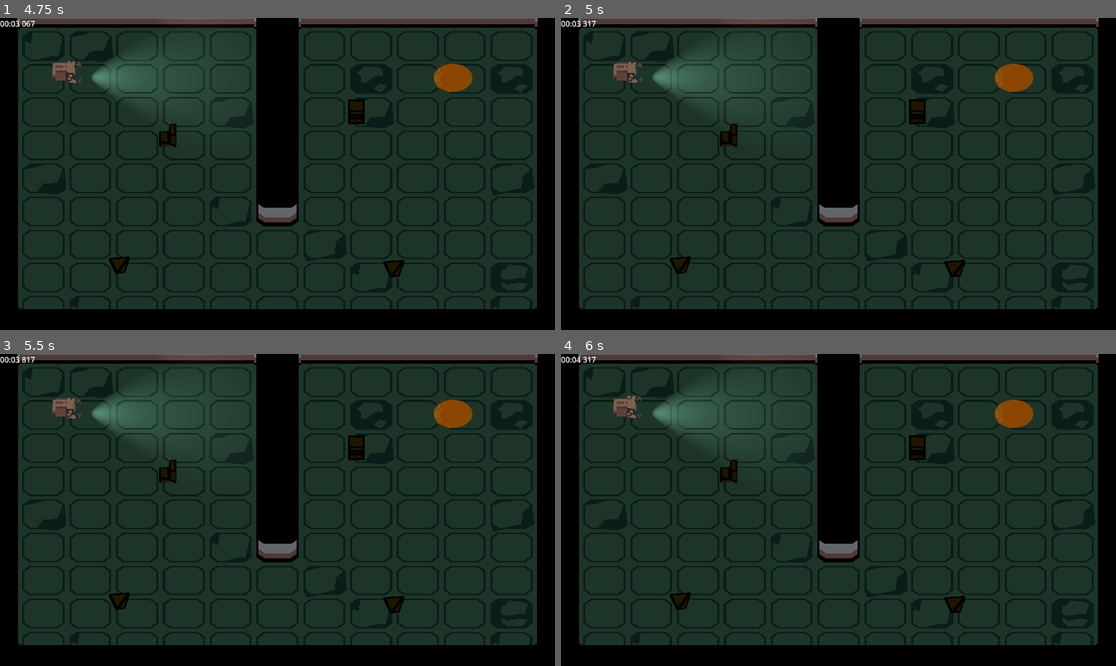
Above: before the commit, frames 1-4 (two rows, left to right).
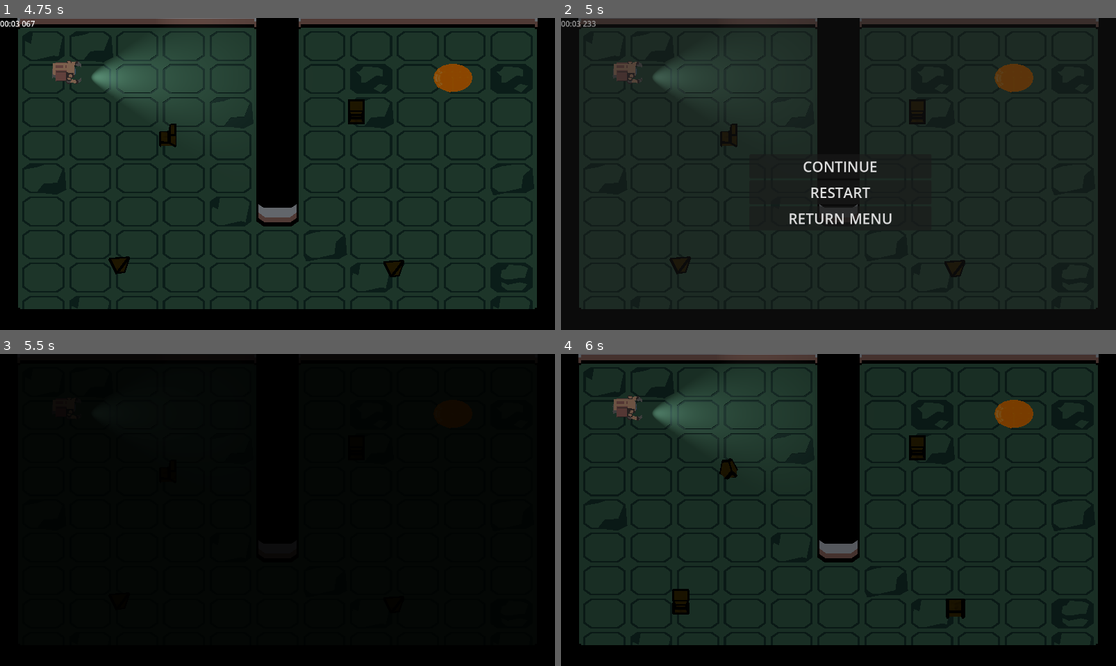
Above: after the commit, the same moments.

Repository: Wendfrey/GameJam6Submission
Game: Godot game, scene res://levels/RootMain.tscn
Two runs of this game, one before a commit and one after it. Both use one fixed random seed, a clock stepped at 60 frames per second and the inputs below. Before the commit the project starts from res://levels/main.tscn.
Inputs (mouse positions are in pixels of both pictures, inside the frame that each line leads up to):
- Up to frame 1 (4.75 s): click "START" at 0.5 s; tap Enter at 2 s
- Up to frame 2 (5 s): tap Escape (ui_cancel) at 4.9 s
- Up to frame 3 (5.5 s): click (277, 528) at 5 s, where only the run after the commit has a clickable "RESTART"
- Up to frame 4 (6 s): no input

Frame 1 is identical in both runs. In frame 2, 3.1% of the frame differs, in the area x 0-97%, y 0-67%; in frame 3, 81%, in the area x 0-97%, y 0-94%; in frame 4, 0.6%.

Commit message:
pause menu added, removed unused globalvar and reorganized a bit

Diff:
--- a/SpeedJamGame/TimeCounter.gd
+++ b/SpeedJamGame/TimeCounter.gd
@@ -1,14 +1,17 @@
 extends Label
 
 var timeStart:int
+var clockStarted: bool = false
 
 func _ready():
 	set_process(false)
+	clockStarted = false
 
 func startTimer():
 	timeStart = Time.get_ticks_msec()
 	visible = true
 	set_process(true)
+	clockStarted = true
 
 func _process(delta):
 	_update_text()
@@ -24,5 +27,16 @@
 
 func stopTimer() -> int:
 	visible = false
+	clockStarted = false
 	set_process(false)
 	return Time.get_ticks_msec() - timeStart
+
+var temp:int = 0
+func _notification(what):
+	if not clockStarted: return
+	if what == NOTIFICATION_PAUSED:
+		if not clockStarted: return
+		temp = Time.get_ticks_msec() - timeStart
+	elif what == NOTIFICATION_UNPAUSED:
+		timeStart = Time.get_ticks_msec() - temp
+		temp = 0
--- a/SpeedJamGame/globalVars.gd
+++ /dev/null
@@ -1,2 +0,0 @@
-extends Node
-var PlayerPos = 0;
--- a/SpeedJamGame/levels/Main.gd
+++ b/SpeedJamGame/levels/Main.gd
@@ -25,21 +25,19 @@
 func _on_level_finished(lvl_name):
 	get_tree().paused = true
 
-	var timeTotal:int = $CanvasLayer/Control/TimerLabel.stopTimer()
 	var lvl = 0
 	match current_lvl:
 		"lvl1": lvl = 1
 		"lvl2": lvl = 2
 		"lvl3": lvl = 3
 	if lvl > 0:
-		$CanvasLayer.visible = false
+		var timeTotal:int = stopTimer()
 		recordData.set_record(lvl, timeTotal)
 		fileStorage.write_file(recordData.convert_data())
 		var level_records = recordData.get_records(lvl)
 		$HighScoreLayer.visible = true
 		$HighScoreLayer.showData(level_records)
 	#_on_next_level()
-
 
 func load_scene(scene:Node3D):
 	$World.add_child(scene)
@@ -51,7 +49,11 @@
 
 func goto_main_menu():
 	current_lvl = "main_menu"
-	transition("res://levels/main_menu_scene.tscn", func(): $MainMenu.visible = true)
+	transition("res://levels/main_menu_scene.tscn", func():
+		if get_tree().paused:
+			get_tree().paused = false
+		$MainMenu.visible = true
+		)
 
 func goto_lvl1():
 	current_lvl = "lvl1"
@@ -66,8 +68,8 @@
 	transition("res://levels/level_3.tscn", on_level_loaded)
 
 func on_level_loaded():
-	$CanvasLayer.visible = true
-	$CanvasLayer/Control/TimerLabel.startTimer()
+	$CounterLayer.visible = true
+	startTimer()
 
 func transition(resourcePath: String, on_finish_tween: Callable = func():pass):
 	$TransitionLayer.visible = true
@@ -87,6 +89,13 @@
 		on_finish_tween.call()
 	)
 
+func stopTimer() -> int:
+	$CounterLayer.visible = false
+	return $CounterLayer/Control/TimerLabel.stopTimer()
+
+func startTimer() -> void:
+	$CounterLayer/Control/TimerLabel.startTimer()
+
 func _on_next_level():
 	$HighScoreLayer.visible = false
 	match (current_lvl):
@@ -102,3 +111,18 @@
 		"lvl2": goto_lvl2()
 		"lvl3": goto_lvl3()
 		_: print("NO MATCH")
+
+
+func _on_pause_menu_level_restart():
+	stopTimer()
+	_on_retry_level()
+
+
+func _on_pause_menu_return_menu():
+	stopTimer()
+	goto_main_menu()
+
+func _unhandled_input(event):
+	if event.is_action_pressed("ui_cancel") and current_lvl != "main_menu":
+		get_tree().paused = not get_tree().paused
+		$PauseLayer.visible = get_tree().paused
--- /dev/null
+++ b/SpeedJamGame/levels/PauseMenu.gd
@@ -0,0 +1,18 @@
+extends CanvasLayer
+
+signal level_restart
+signal return_menu
+
+func _on_continue_button_pressed():
+	visible = false
+	get_tree().paused = false
+
+
+func _on_restart_button_pressed():
+	visible = false
+	level_restart.emit()
+
+
+func _on_return_menu_pressed():
+	visible = false
+	return_menu.emit()
--- a/SpeedJamGame/levels/main.tscn
+++ b/SpeedJamGame/levels/RootMain.tscn
@@ -1,16 +1,18 @@
-[gd_scene load_steps=5 format=3 uid="uid://dfm0x8errofts"]
+[gd_scene load_steps=6 format=3 uid="uid://dfm0x8errofts"]
 
-[ext_resource type="Script" path="res://levels/Main.gd" id="1_js0qf"]
-[ext_resource type="Script" path="res://TimeCounter.gd" id="2_1532q"]
-[ext_resource type="Script" path="res://levels/HighScoreMenu.gd" id="4_0eju4"]
-[ext_resource type="Script" path="res://MainMenuScript.gd" id="4_3581c"]
+[ext_resource type="Script" path="res://levels/Main.gd" id="1_pjjpi"]
+[ext_resource type="Script" path="res://levels/MainMenuScript.gd" id="2_huarr"]
+[ext_resource type="Script" path="res://TimeCounter.gd" id="3_7chjf"]
+[ext_resource type="Script" path="res://levels/HighScoreMenu.gd" id="4_jp8c3"]
+[ext_resource type="PackedScene" uid="uid://dm0q1uh086kwt" path="res://levels/pause_menu.tscn" id="5_n4g8y"]
 
 [node name="Main" type="Node"]
-script = ExtResource("1_js0qf")
+process_mode = 3
+script = ExtResource("1_pjjpi")
 
 [node name="MainMenu" type="CanvasLayer" parent="."]
 process_mode = 1
-script = ExtResource("4_3581c")
+script = ExtResource("2_huarr")
 
 [node name="Control" type="Control" parent="MainMenu"]
 layout_mode = 3
@@ -53,23 +55,23 @@
 theme_override_font_sizes/font_size = 30
 text = "QUIT"
 
-[node name="CanvasLayer" type="CanvasLayer" parent="."]
+[node name="CounterLayer" type="CanvasLayer" parent="."]
 process_mode = 1
 visible = false
 
-[node name="Control" type="Control" parent="CanvasLayer"]
+[node name="Control" type="Control" parent="CounterLayer"]
 layout_mode = 3
 anchors_preset = 0
 offset_right = 40.0
 offset_bottom = 40.0
 
-[node name="TimerLabel" type="Label" parent="CanvasLayer/Control"]
+[node name="TimerLabel" type="Label" parent="CounterLayer/Control"]
 layout_mode = 0
 offset_right = 40.0
 offset_bottom = 23.0
-script = ExtResource("2_1532q")
+script = ExtResource("3_7chjf")
 
-[node name="BallWhereAbouts" type="Control" parent="CanvasLayer/Control"]
+[node name="BallWhereAbouts" type="Control" parent="CounterLayer/Control"]
 anchors_preset = 0
 offset_right = 40.0
 offset_bottom = 40.0
@@ -185,8 +187,13 @@
 [node name="World" type="Node" parent="."]
 process_mode = 1
 
+[node name="PauseLayer" parent="." instance=ExtResource("5_n4g8y")]
+visible = false
+
 [connection signal="start_game" from="MainMenu" to="." method="_on_main_menu_start_game"]
 [connection signal="pressed" from="MainMenu/Control/StartButton" to="MainMenu" method="_on_start_button_pressed"]
 [connection signal="pressed" from="MainMenu/Control/QuitButton" to="MainMenu" method="_on_quit_button_pressed"]
 [connection signal="button_down" from="HighScoreLayer/LevelFinished/ButtonContainer/RetryButton" to="." method="_on_retry_level"]
 [connection signal="button_down" from="HighScoreLayer/LevelFinished/ButtonContainer/NextButton" to="." method="_on_next_level"]
+[connection signal="level_restart" from="PauseLayer" to="." method="_on_pause_menu_level_restart"]
+[connection signal="return_menu" from="PauseLayer" to="." method="_on_pause_menu_return_menu"]
--- /dev/null
+++ b/SpeedJamGame/levels/pause_menu.tscn
@@ -0,0 +1,59 @@
+[gd_scene load_steps=2 format=3 uid="uid://dm0q1uh086kwt"]
+
+[ext_resource type="Script" path="res://levels/PauseMenu.gd" id="1_o8lbc"]
+
+[node name="PauseLayer" type="CanvasLayer"]
+process_mode = 2
+script = ExtResource("1_o8lbc")
+
+[node name="PauseMenu" type="Control" parent="."]
+layout_mode = 3
+anchors_preset = 15
+anchor_right = 1.0
+anchor_bottom = 1.0
+grow_horizontal = 2
+grow_vertical = 2
+metadata/_edit_vertical_guides_ = [1152.0, 576.0]
+
+[node name="ColorRect" type="ColorRect" parent="PauseMenu"]
+process_mode = 2
+layout_mode = 1
+anchors_preset = 15
+anchor_right = 1.0
+anchor_bottom = 1.0
+grow_horizontal = 2
+grow_vertical = 2
+color = Color(0.109804, 0.109804, 0.109804, 0.415686)
+
+[node name="VBoxContainer" type="VBoxContainer" parent="PauseMenu"]
+process_mode = 2
+layout_mode = 1
+anchors_preset = 15
+anchor_right = 1.0
+anchor_bottom = 1.0
+offset_left = 391.0
+offset_top = 276.0
+offset_right = -383.0
+offset_bottom = -200.0
+grow_horizontal = 2
+grow_vertical = 2
+alignment = 1
+
+[node name="ContinueButton" type="Button" parent="PauseMenu/VBoxContainer"]
+layout_mode = 2
+theme_override_font_sizes/font_size = 30
+text = "CONTINUE"
+
+[node name="RestartButton" type="Button" parent="PauseMenu/VBoxContainer"]
+layout_mode = 2
+theme_override_font_sizes/font_size = 30
+text = "RESTART"
+
+[node name="ReturnMenu" type="Button" parent="PauseMenu/VBoxContainer"]
+layout_mode = 2
+theme_override_font_sizes/font_size = 30
+text = "RETURN MENU"
+
+[connection signal="pressed" from="PauseMenu/VBoxContainer/ContinueButton" to="." method="_on_continue_button_pressed"]
+[connection signal="pressed" from="PauseMenu/VBoxContainer/RestartButton" to="." method="_on_restart_button_pressed"]
+[connection signal="pressed" from="PauseMenu/VBoxContainer/ReturnMenu" to="." method="_on_return_menu_pressed"]
--- a/SpeedJamGame/project.godot
+++ b/SpeedJamGame/project.godot
@@ -11,13 +11,9 @@
 [application]
 
 config/name="Speed Jam Game"
-run/main_scene="res://levels/main.tscn"
+run/main_scene="res://levels/RootMain.tscn"
 config/features=PackedStringArray("4.2", "GL Compatibility")
 config/icon="res://icon.svg"
-
-[autoload]
-
-GlobalVars="*res://globalVars.gd"
 
 [dotnet]
 
Renamed: SpeedJamGame/MainMenuScript.gd -> SpeedJamGame/levels/MainMenuScript.gd
Not shown: 1 places in SpeedJamGame/levels/RootMain.tscn that only renumber resources
